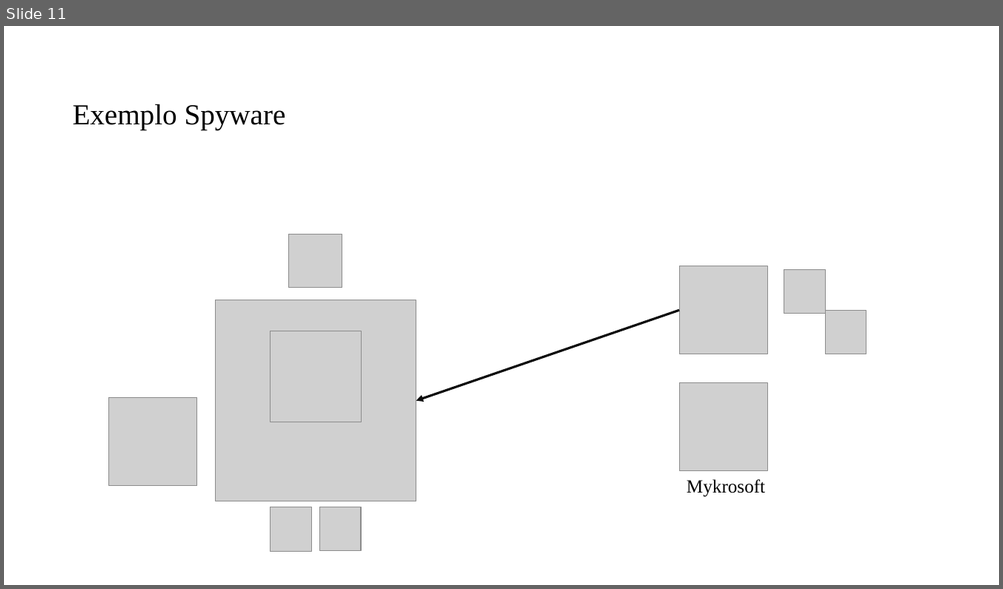
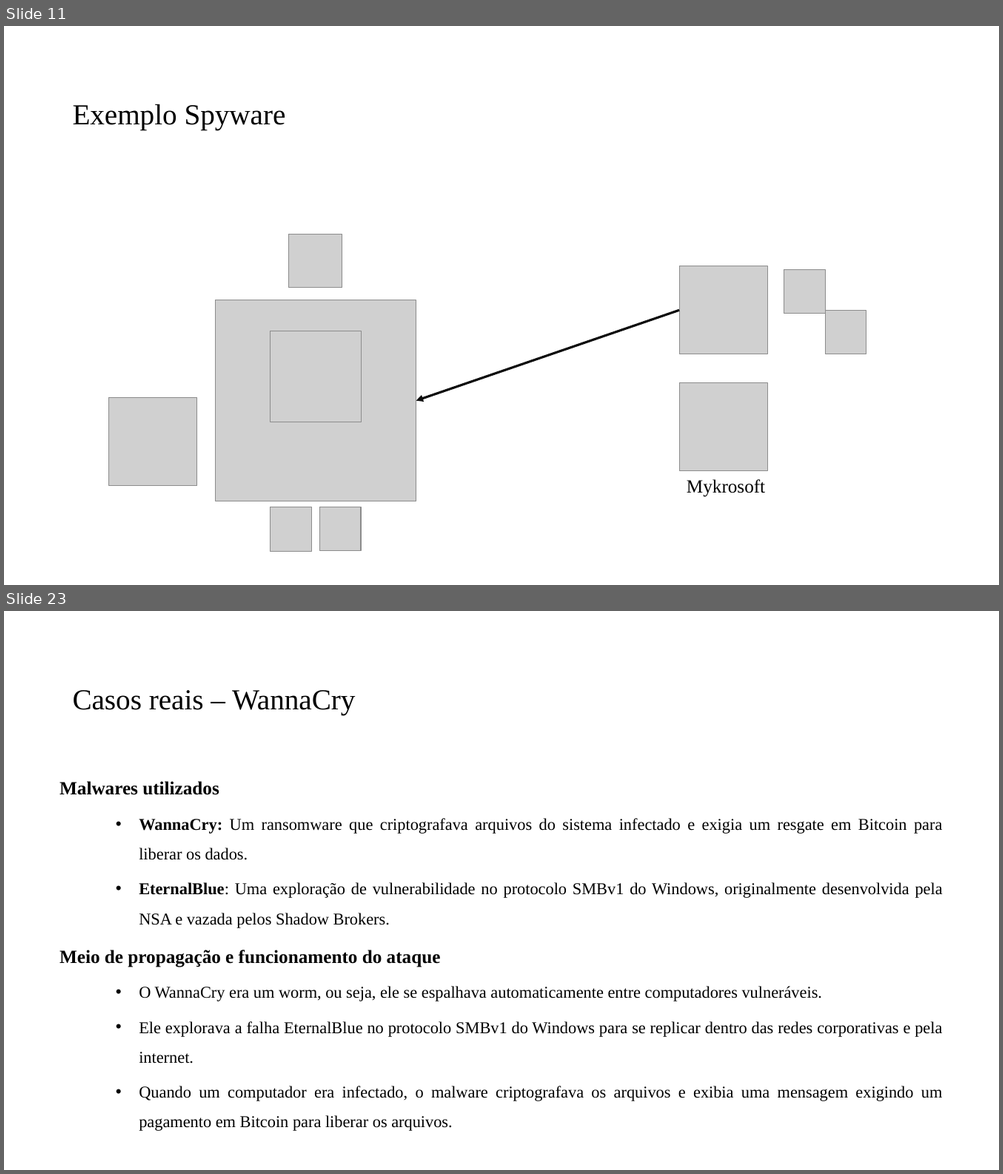
Before and after one commit to PedroMiho/UMC, a slide deck: Segurança da Informação/Aula 02 - Ameaças Ciberneticas/Ameaças Ciberneticas.pptx. Shown one above the other, each under a label of ours: slide 11 before the commit, slides 11 and 23 after it; the slides between them are not shown. The pictures are 1003x589 and 1003x1174 pixels, drawn with LibreOffice and Linux fonts; fonts in the diff are those of the drawing; grey boxes stand for pictures; background and template pictures are left out. Boxes give left, top, right and bottom in pixels: in the first picture for what was removed or moved away, otherwise in the second. Text is boxed around its words. In the diff, an @@ line names an element or a change of style, - is before the commit and + after.

```diff
--- a/Segurança da Informação/Aula 02 - Ameaças Ciberneticas/Ameaças Ciberneticas.pptx
+++ b/Segurança da Informação/Aula 02 - Ameaças Ciberneticas/Ameaças Ciberneticas.pptx
@@ slide 23 added at box(4, 611, 999, 1170), background #FFFFFF @@
@@ title added at box(73, 690, 355, 715), 28 pt, text #000000 @@
+Casos reais – WannaCry
@@ text added at box(60, 781, 942, 1131), 16 pt, text #000000 @@
+Malwares utilizados
+  • WannaCry: Um ransomware que criptografava arquivos do sistema infectado e exigia um resgate em Bitcoin para liberar os dados.
+  • EternalBlue: Uma exploração de vulnerabilidade no protocolo SMBv1 do Windows, originalmente desenvolvida pela NSA e vazada pelos Shadow Brokers.
+  Meio de propagação e funcionamento do ataque
+  • O WannaCry era um worm, ou seja, ele se espalhava automaticamente entre computadores vulneráveis.
+  • Ele explorava a falha EternalBlue no protocolo SMBv1 do Windows para se replicar dentro das redes corporativas e pela internet.
+  • Quando um computador era infectado, o malware criptografava os arquivos e exibia uma mensagem exigindo um pagamento em Bitcoin para liberar os arquivos.
```
Also in this commit, not shown: 6 slides changed, 10 other slides added, 15 other files.
